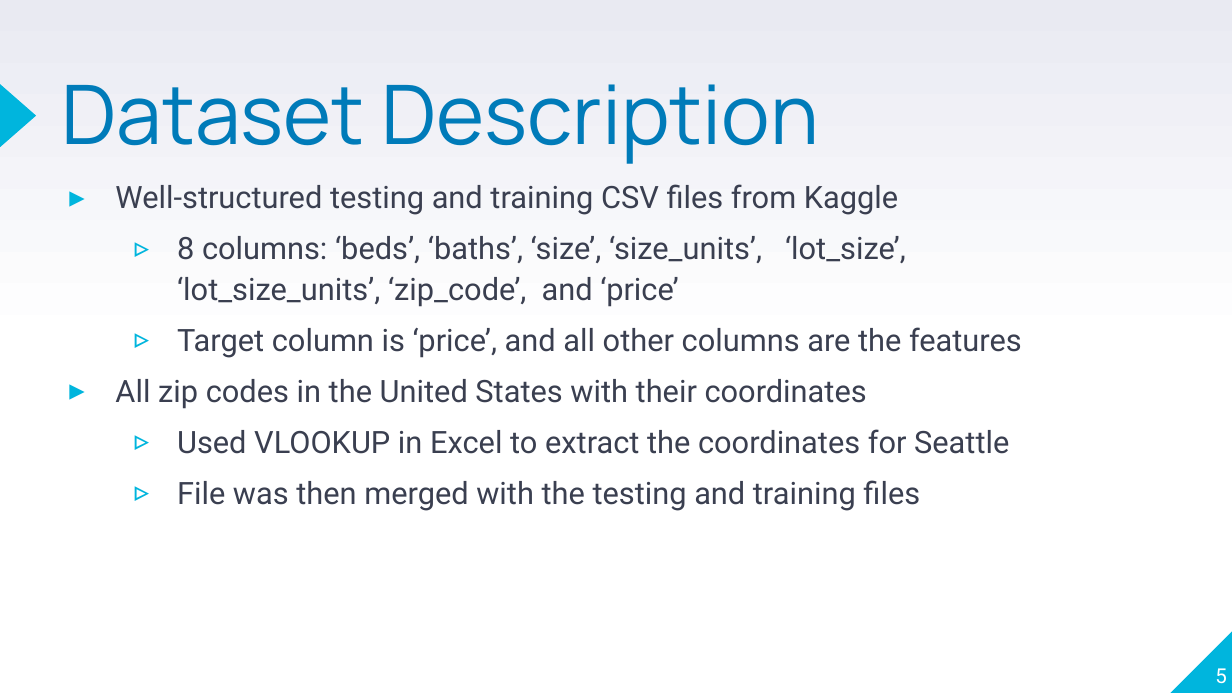
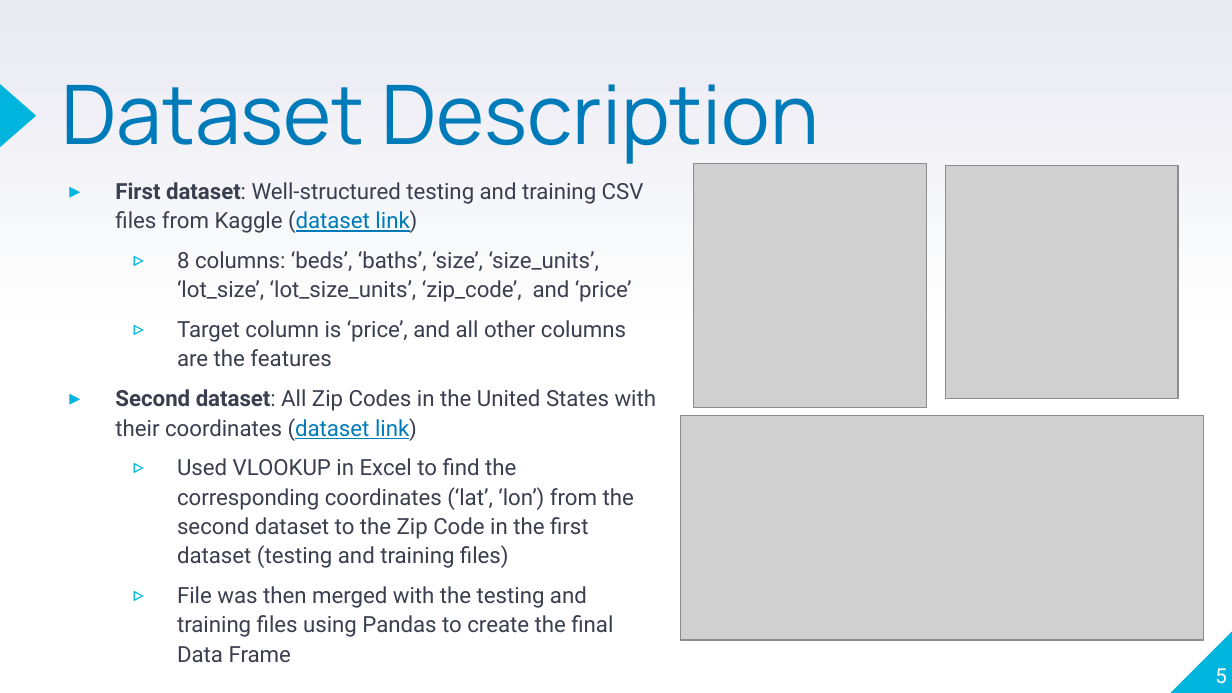
Before and after one commit to Tomas-habte/House_Price_Prediction_Project, a slide deck: slide 5 of House Price Prediction Project.pptx. Drawn at 1232x693 pixels with LibreOffice and Linux fonts; fonts in the diff are those of the drawing; grey boxes stand for pictures. Boxes give left, top, right and bottom in pixels: in the first picture for what was removed or moved away, otherwise in the second. Text is boxed around its words. In the diff, an @@ line names an element or a change of style, - is before the commit and + after.

Commit message:
Uploading segment 2 PowePoint Draft

```diff
--- a/House Price Prediction Project.pptx
+++ b/House Price Prediction Project.pptx
@@ picture added at (x1=694, y1=164, x2=926, y2=408) @@
@@ picture added at (x1=945, y1=165, x2=1178, y2=399) @@
@@ text at (x1=115, y1=182, x2=644, y2=233): text changed; size 18 to 13 pt @@
-▸ Well-structured testing and training CSV files from Kaggle
+▸ First dataset: Well-structured testing and training CSV files from Kaggle (dataset link)
@@ text at (x1=177, y1=251, x2=632, y2=366): size 18 to 13 pt in "8 columns: ‘beds’, ‘baths’, ‘size’, ‘size_units’, ‘lot_size’ ...", "Target column is ‘price’, and all other ..." @@
@@ text at (x1=115, y1=389, x2=657, y2=662): text changed; size 18 to 13 pt @@
-▸ All zip codes in the United States with their coordinates
-  ▹ Used VLOOKUP in Excel to extract the coordinates for Seattle
-  ▹ File was then merged with the testing and training files
+▸ Second dataset: All Zip Codes in the United States with their coordinates (dataset link)
+  ▹ Used VLOOKUP in Excel to find the corresponding coordinates (‘lat’, ‘lon’) from the second dataset to the Zip Code in the first dataset (testing and training files)
+  ▹ File was then merged with the testing and training files using Pandas to create the final Data Frame
@@ picture added at (x1=681, y1=415, x2=1204, y2=639) @@
```
